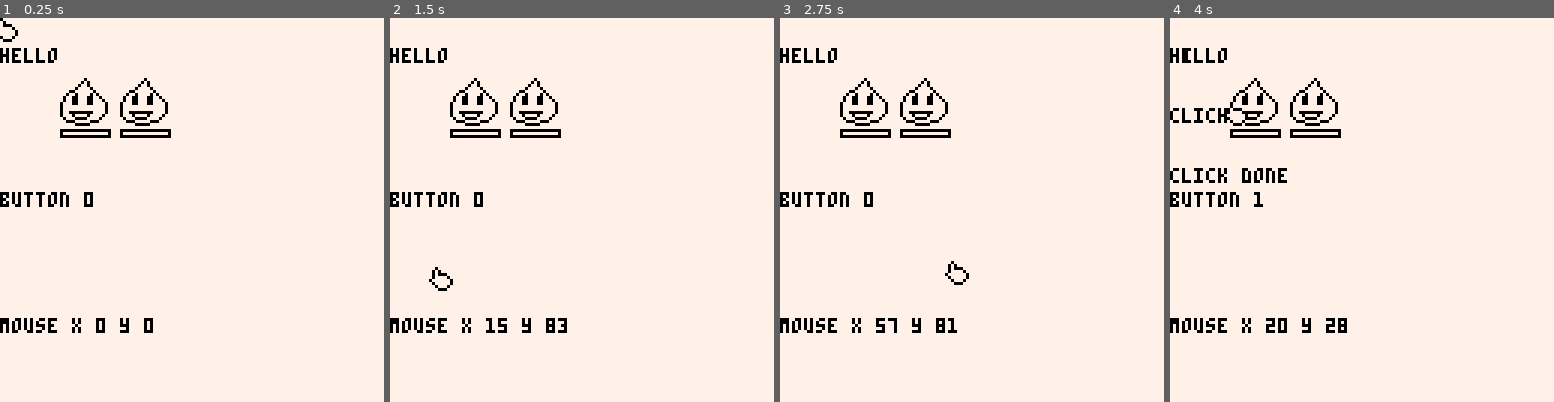
Above: before the commit, frames 1-4 (left to right).
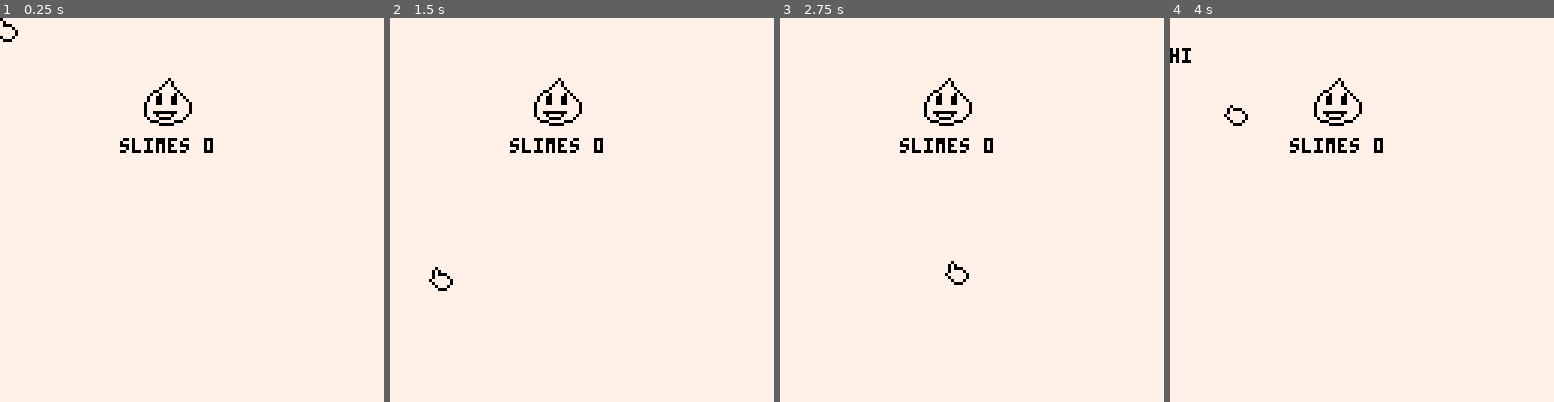
Above: after the commit, the same moments.

Repository: FIXMESTEVE/Slime-Clicker
Game: PICO-8 cartridge clickerhero.p8
Two runs of this game, one before a commit and one after it. Both use one fixed random seed, a clock stepped at 60 frames per second and the inputs below.
Inputs (mouse positions are in pixels of both pictures, inside the frame that each line leads up to):
- Up to frame 1 (0.25 s): no input
- Up to frame 2 (1.5 s): click (670, 121) at 0.67 s; click (436, 267) at 1.22 s
- Up to frame 3 (2.75 s): click (887, 114) at 1.77 s; click (952, 259) at 2.32 s
- Up to frame 4 (4 s): click (1404, 106) at 2.87 s; click (1465, 256) at 3.42 s; click (1231, 102) at 3.97 s

The runs differ from the first frame. In frame 1, 3.2% of the frame differs, in the area x 0-56%, y 7-83%; in frame 2, 3.3%; in frame 3, 3.3%; in frame 4, 3.9%.

Commit message:
now its a cookie clicker clone because i need to get good

Diff:
--- a/clickerhero.p8
+++ b/clickerhero.p8
@@ -12,24 +12,39 @@
 	p.lvl=1
 	p.hp=1000
 	monsters={}
-
+	bglove={}
+	bglove.autodmg=1
+	bglove.cost=100
+	bglove.amount=0
+	btree={}
+	btree.autodmg=1
+	btree.cost=100
+	btree.amount=0
+	btrainer={}
+	btrainer.autodmg=1
+	btrainer.cost=100
+	btrainer.amount=0
+	binn={}
+	binn.autodmg=1
+	binn.cost=100
+	binn.amount=0
+	buildings={bglove, btree, btrainer, binn}
  oldb=0
 
-	add(m, generatemonster(1, 10, 1))
-	add(m, generatemonster(1, 20, 1))
+	add(monsters, generatemonster(1, 10, 1))
 end
 
 function generatemonster(t,h,a)
 	m={}
-	m.x=20*(1+#monsters)
+	m.x=64-16
 	m.y=20
 	m.w=2
 	m.h=2
-	m.t = t
+	m.t = t --type
 	m.hp= h
 	m.atk = a
 	m.clock = 0
-	add(monsters, m)
+	return m
 end
 
 function onclick(x,y)
@@ -38,7 +53,7 @@
 		if(x>=m.x and x<=m.x+m.w*8)then
 			if(y>=m.y and y<=m.y+m.h*8)then
 				print("click",0,30,0)
-    m.hp=m.hp-p.clickdmg
+    p.gold=p.gold+p.clickdmg
 			end
 		end
 	end
@@ -49,25 +64,17 @@
 		--draw monster m's sprite
   spr(m.t, m.x,m.y,m.w,m.h)
   --draw monster m's life bar
-  rectfill(m.x,m.y+m.h*8+1, m.x+m.w*8,m.y+m.h*8+3,0)
-  rectfill(m.x+1,m.y+m.h*8+2, m.x+m.w*8-1,m.y+m.h*8+2,7)
+  --rectfill(m.x,m.y+m.h*8+1, m.x+m.w*8,m.y+m.h*8+3,0)
+  --rectfill(m.x+1,m.y+m.h*8+2, m.x+m.w*8-1,m.y+m.h*8+2,7)
 	end
 end
 
--- x1 = 0
--- x1+m.w*8-1 = fullhp
--- x1+m.w*8-x = lefthp
-
--- lefthp*(m.x+m.w*8-1) = fullhp*(m.x+m.w*8-x)
--- (lefthp*(m.x+m.w*8-1))/fullhp = m.x+m.w*8-x
--- -x = ((lefthp*(m.x+m.w*8-1))/fullhp) - m.x - 8*m.w
--- x= -1 * (((lefthp*(m.x+m.w*8-1))/fullhp) - m.x - 8*m.w) final formula ?
+-- x= -1 * (((lefthp*(m.x+m.w*8-1))/fullhp) - m.x - 8*m.w) final formula for damage offset on lifebars?
 
 function autoattack()
-	for m in all(monsters) do
-		m.hp=m.hp-p.autodmg
-	end
-end
+		p.gold=p.gold+p.autodmg/30
+end
+
 
 function _update() -- called once per update at 30fps
 	cls(7)
@@ -77,34 +84,32 @@
 	if(b==1 and oldclick==0)onclick(x,y)
  oldclick=b
 	if(p.autodmg>0)autoattack()
-
-	print("hello", 0, 10, 0)
-
 end
 
 function _draw()
-
 	drawmonsters()
+ print("slimes "..p.gold, 40, 40, 0)
 	--circ(x, y, 2, 14) --draw at mouse coord
-	if(b==1)then
+
+
+ if(b==1)then
 		spr(10, x-2, y)
 	else
 		spr(9, x-2, y)
 	end
-	print("mouse x "..x.." y "..y, 0,100,0)
-	print("button "..b,0,58,0)
-	if(b==1 and oldclick==0)then print("p click",0,50,0)
- elseif (b==1 and oldclick==1)then
-  print("click done",0,50,0)
- end
-	if(b==2)print("s click",0,50,0)
-	if(b==3)print("p+s click",0,50,0)
-	if(b==4)print("m click",0,50,0)
-	if(b==5)print("p+m click",0,50,0)
-	if(b==6)print("s+m click",0,50,0)
-	if(b==7)print("p+s+m click",0,50,0)
-
-	--if(b==1)onclick(x,y)
+	-- print("mouse x "..x.." y "..y, 0,100,0)
+	-- print("button "..b,0,58,0)
+	-- if(b==1 and oldclick==0)then print("p click",0,50,0)
+ -- elseif (b==1 and oldclick==1)then
+ --  print("click done",0,50,0)
+ -- end
+	-- if(b==2)print("s click",0,50,0)
+	-- if(b==3)print("p+s click",0,50,0)
+	-- if(b==4)print("m click",0,50,0)
+	-- if(b==5)print("p+m click",0,50,0)
+	-- if(b==6)print("s+m click",0,50,0)
+	-- if(b==7)print("p+s+m click",0,50,0)
+
 end
 
 
Not shown, changed: 49 lines of the sprite sheet (__gfx__) section of clickerhero.p8
